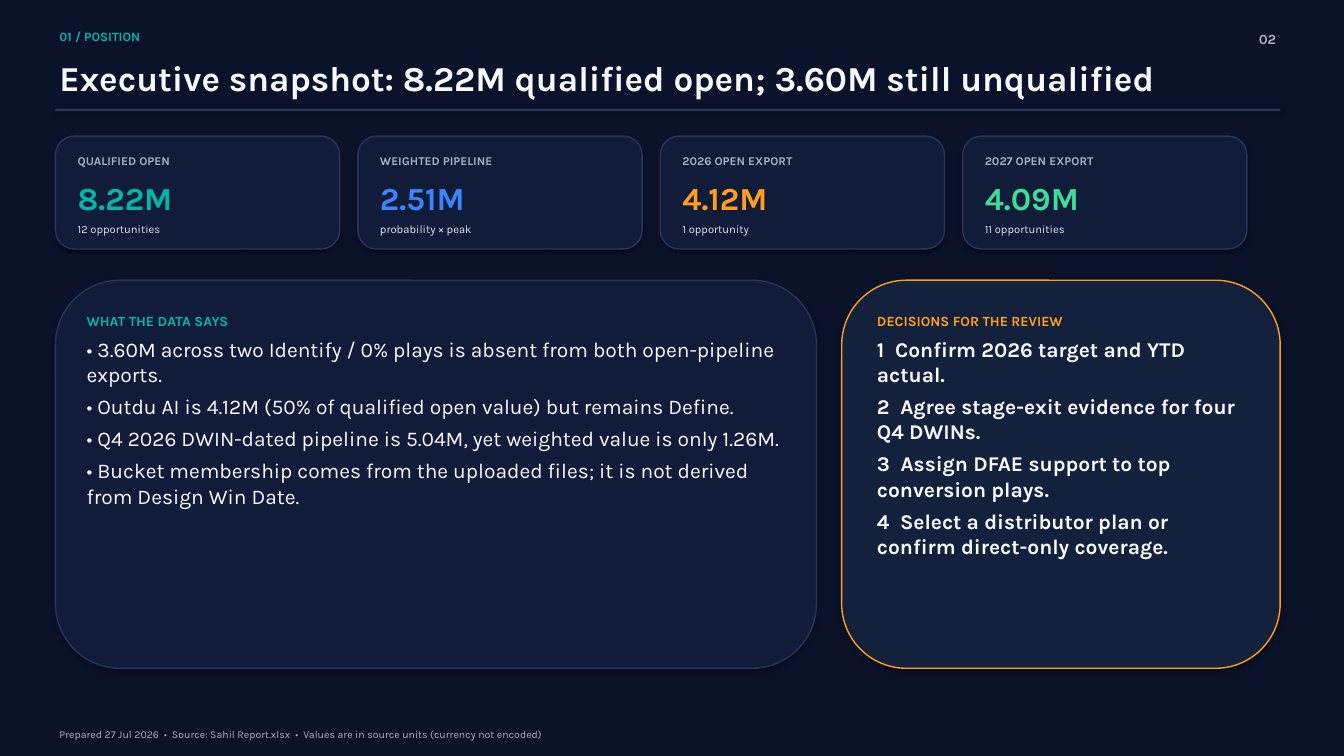
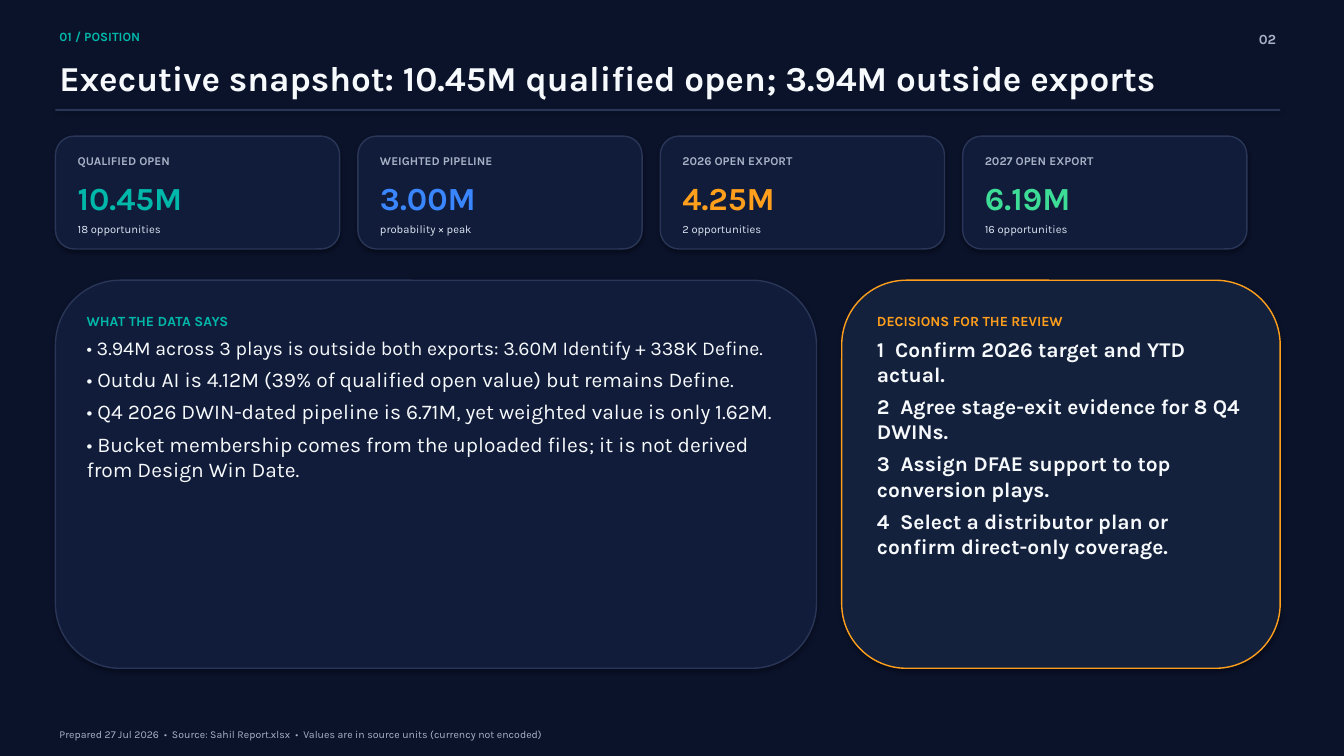
Before and after one commit to sahilpat28/Cursor_Sahil, a slide deck: slide 2 of qbr/output/Sahil_QBR_2026-07-29.pptx. Drawn at 1344x756 pixels with LibreOffice and Linux fonts; fonts in the diff are those of the drawing. Boxes give left, top, right and bottom in pixels: in the first picture for what was removed or moved away, otherwise in the second. Text is boxed around its words. In the diff, an @@ line names an element or a change of style, - is before the commit and + after.

```diff
--- a/qbr/output/Sahil_QBR_2026-07-29.pptx
+++ b/qbr/output/Sahil_QBR_2026-07-29.pptx
@@ text at <box>59,66,1155,100</box>: text changed @@
-Executive snapshot: 8.22M qualified open; 3.60M still unqualified
+Executive snapshot: 10.45M qualified open; 3.94M outside exports
@@ text at <box>78,188,183,211</box>: text changed @@
-8.22M
+10.45M
@@ text at <box>380,188,476,211</box>: text changed @@
-2.51M
+3.00M
@@ text at <box>682,188,774,211</box>: text changed @@
-4.12M
+4.25M
@@ text at <box>985,188,1071,211</box>: text changed @@
-4.09M
+6.19M
@@ text at <box>78,225,161,236</box>: text changed @@
-12 opportunities
+18 opportunities
@@ text at <box>682,225,762,236</box>: text changed @@
-1 opportunity
+2 opportunities
@@ text at <box>985,225,1068,236</box>: text changed @@
-11 opportunities
+16 opportunities
@@ text at <box>97,341,771,424</box>: text changed @@
-• 3.60M across two Identify / 0% plays is absent from both open-pipeline exports.
-• Outdu AI is 4.12M (50% of qualified open value) but remains Define.
-• Q4 2026 DWIN-dated pipeline is 5.04M, yet weighted value is only 1.26M.
+• 3.94M across 3 plays is outside both exports: 3.60M Identify + 338K Define.
+• Outdu AI is 4.12M (39% of qualified open value) but remains Define.
+• Q4 2026 DWIN-dated pipeline is 6.71M, yet weighted value is only 1.62M.
@@ text at <box>877,399,1240,440</box>: text changed @@
-2 Agree stage-exit evidence for four Q4 DWINs.
+2 Agree stage-exit evidence for 8 Q4 DWINs.
```
Also in this commit, not shown: 10 other slides changed, 3 other files.
